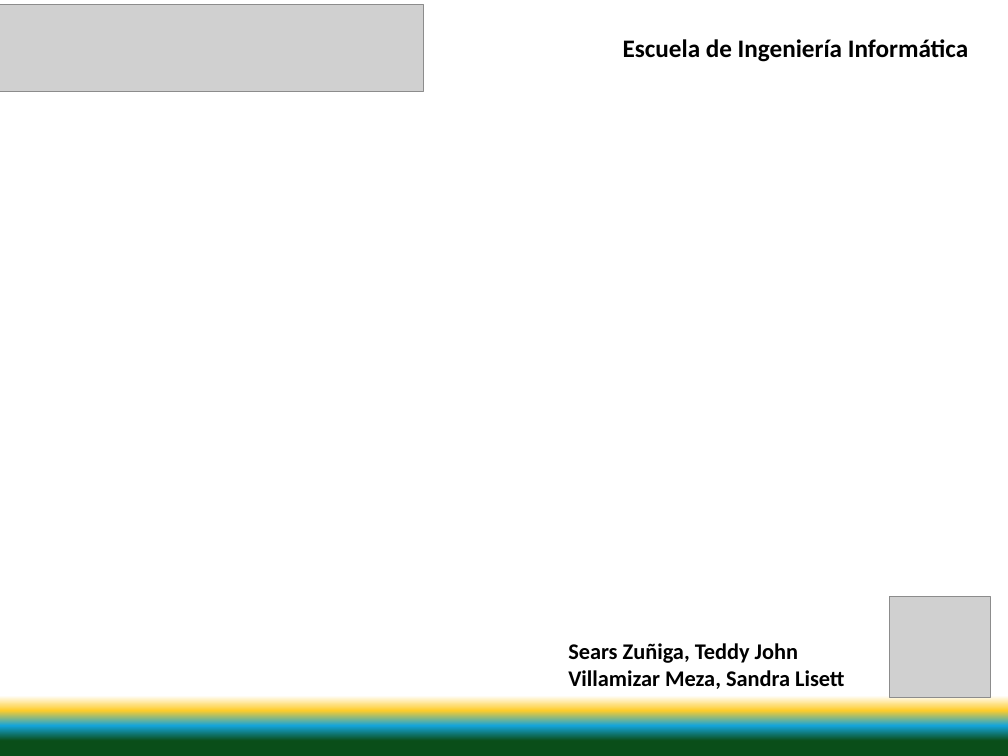
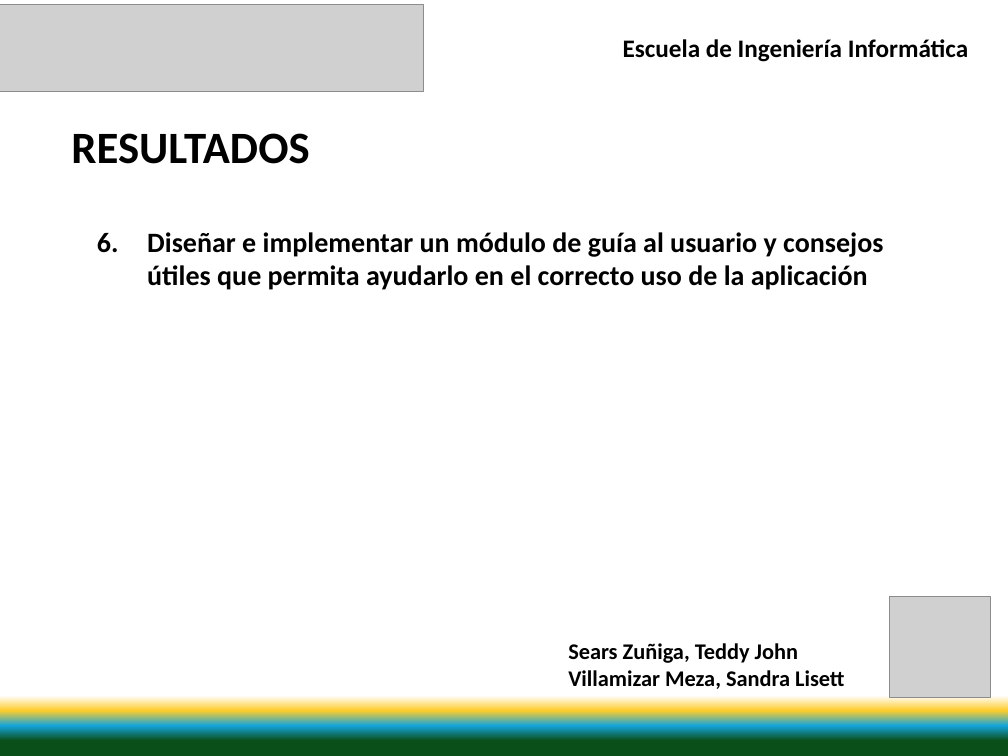
Before and after one commit to svillami/SanTed, a slide deck: slide 34 of Documentacion/Presentacion/Presentacion V1.0.pptx (slide 23 before the commit). Drawn at 1008x756 pixels with LibreOffice and Linux fonts; fonts in the diff are those of the drawing; grey boxes stand for pictures. Boxes give left, top, right and bottom in pixels: in the first picture for what was removed or moved away, otherwise in the second. Text is boxed around its words. In the diff, an @@ line names an element or a change of style, - is before the commit and + after.

Commit message:
Resultados
Se agragan algunos de los resultados.

```diff
--- a/Documentacion/Presentacion/Presentacion V1.0.pptx
+++ b/Documentacion/Presentacion/Presentacion V1.0.pptx
@@ text added at [71,133,309,164], 32 pt, text #000000, bold @@
+RESULTADOS
@@ text added at [147,232,883,290], 20 pt, text #000000, bold @@
+6. Diseñar e implementar un módulo de guía al usuario y consejos útiles que permita ayudarlo en el correcto uso de la aplicación
```
Also in this commit, not shown: 23 other slides changed, 11 slides added, 2 other files.
